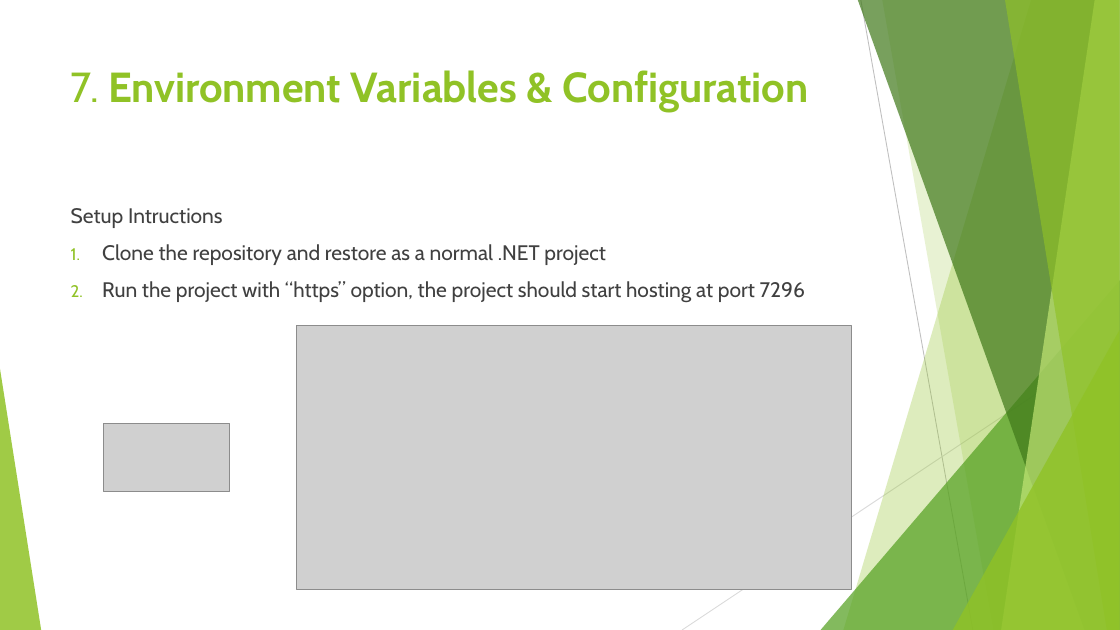
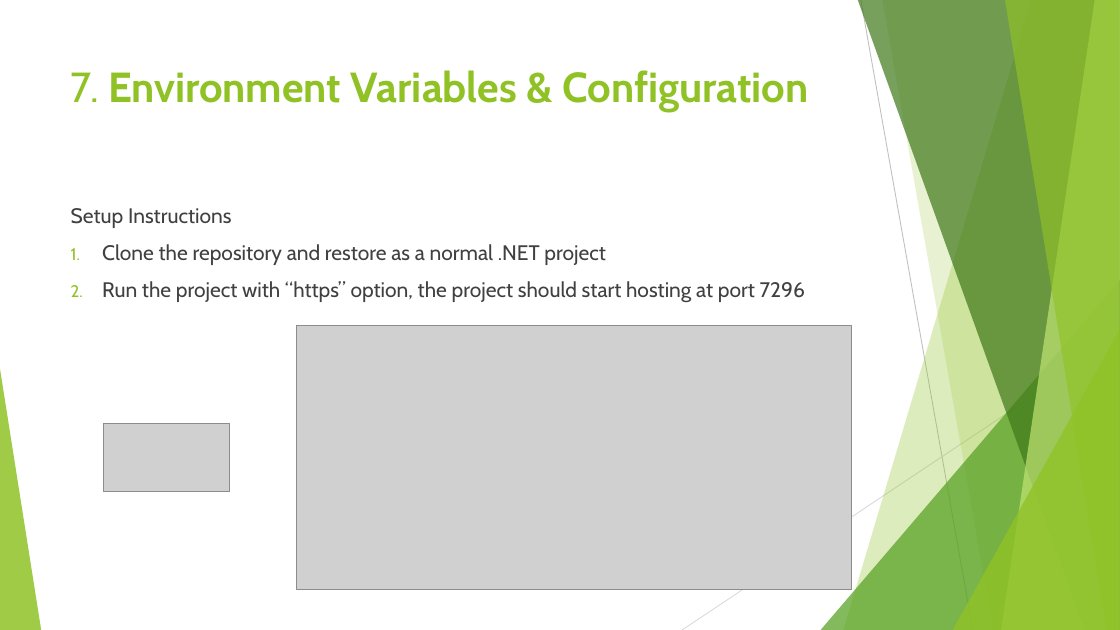
Before and after one commit to mrtanloveoflife/e-commerce-backend, a slide deck: slide 17 of E-commerce Backend.pptx. Drawn at 1120x630 pixels with LibreOffice and Linux fonts; fonts in the diff are those of the drawing; grey boxes stand for pictures. Boxes give left, top, right and bottom in pixels: in the first picture for what was removed or moved away, otherwise in the second. Text is boxed around its words. In the diff, an @@ line names an element or a change of style, - is before the commit and + after.

Commit message:
Update typo

```diff
--- a/E-commerce Backend.pptx
+++ b/E-commerce Backend.pptx
@@ text at <box>71,208,231,228</box>: text changed @@
-Setup Intructions
+Setup Instructions
```
Also in this commit, not shown: 2 other slides changed.
